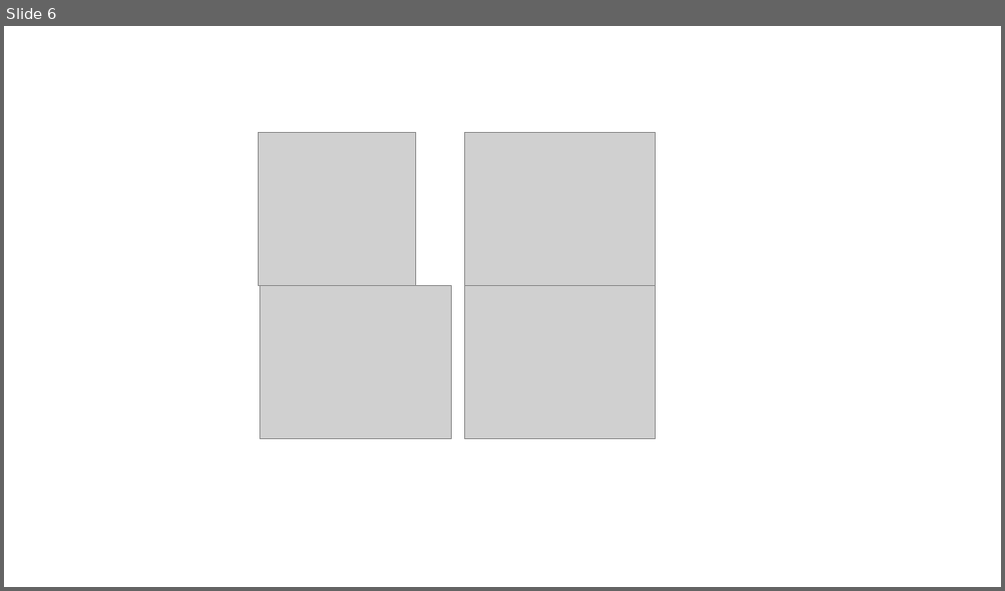
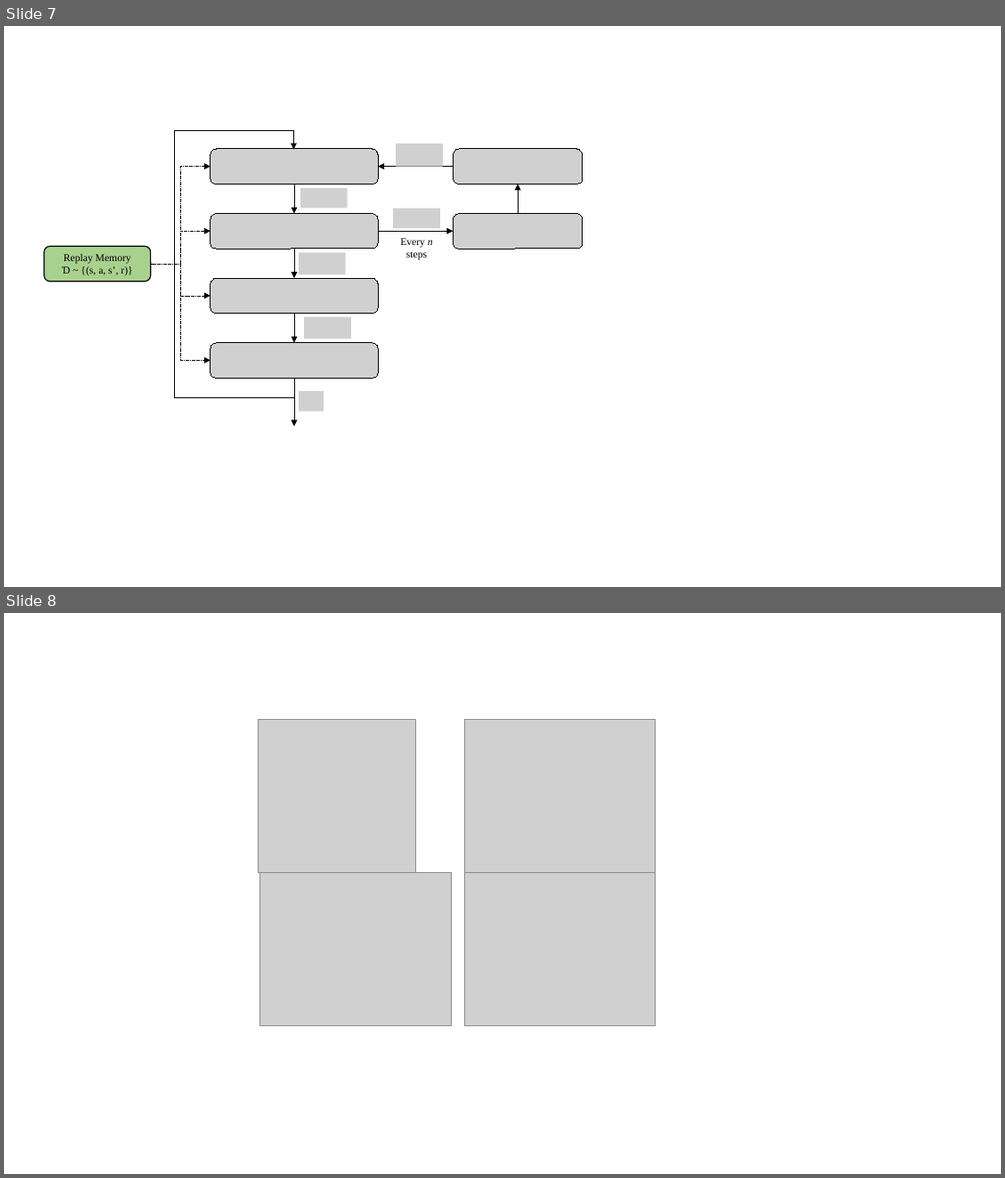
Before and after one commit to UKY-IRA/pytorch-soft-actor-critic, a slide deck: preliminary_results/figures/figures.pptx. Shown one above the other, each under a label of ours: slide 6 before the commit, slides 7 and 8 after it. The pictures are 1005x591 and 1005x1178 pixels, drawn with LibreOffice and Linux fonts; fonts in the diff are those of the drawing; grey boxes stand for pictures. Boxes give left, top, right and bottom in pixels: in the first picture for what was removed or moved away, otherwise in the second. Text is boxed around its words. In the diff, an @@ line names an element or a change of style, - is before the commit and + after.

```diff
--- a/preliminary_results/figures/figures.pptx
+++ b/preliminary_results/figures/figures.pptx
@@ slide 7 added at (4, 26, 1001, 587), background #FFFFFF @@
@@ group added at (44, 131, 582, 426): 12 pictures, 9 elbow arrows, 3 arrows, 1 rounded rectangle, 1 text @@
+Replay Memory
+Ɗ ~ {(s, a, s’, r)}
+Every n steps
@@ what was slide 6 is now slide 8 @@
```
Also in this commit, not shown: 2 slides changed, 1 other slide added, 6 other files.
